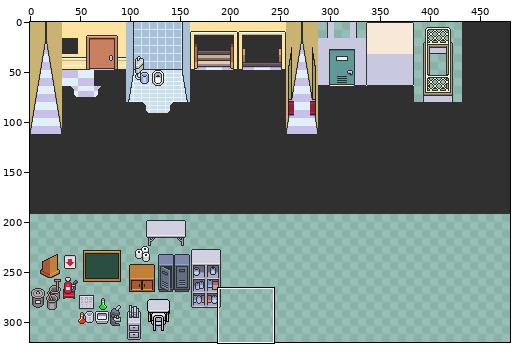
Edited in one commit: sprite sheet (images/layer0.png). The first picture is a wide view before the edit; the outline marks the close-up.
Close-up. Before the commit:
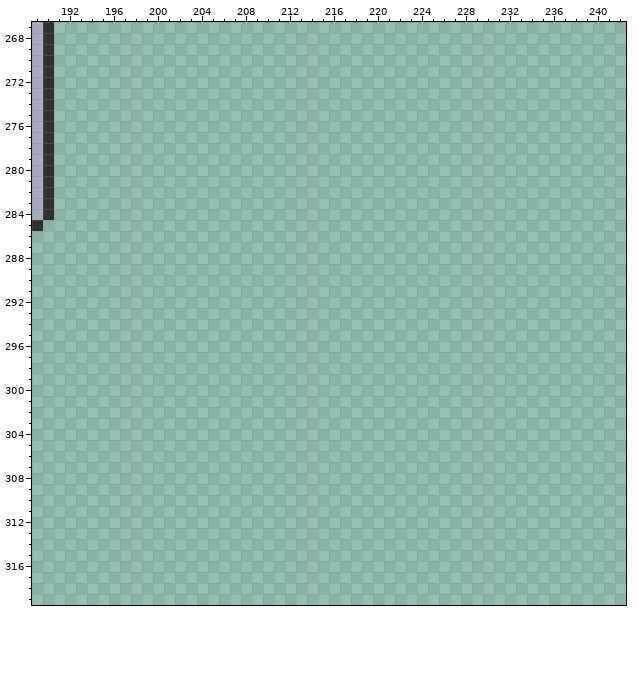
The file is 480x320 pixels. Shown: x 189..242, y 267..319.
Once edited:
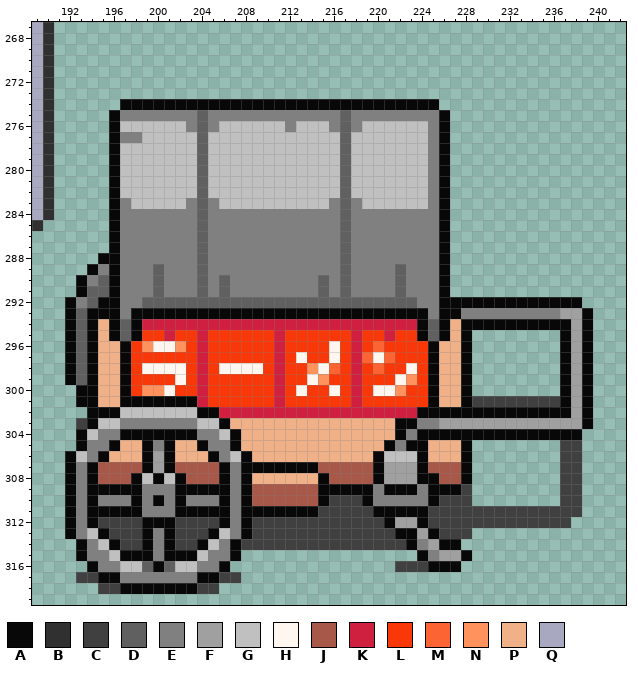
Palette (. is transparent): A #080808  B #303030  C #404040  D #606060  E #808080  F #a0a0a0  G #c0c0c0  H #fff7ef  J #a85848  K #d02040  L #f83808  M #fc6533  N #ff925d  P #f0b088  Q #a8a8c0
What changed:
Changed rows in their new state; - is an unchanged pixel.
first column x 192:
274 -----AAAAAAAAAAAAAAAAAAAAAAAAAAAAA--------------
275 ----AEEEEEEEDEEEEEEEEEEEEDEEEEEEEEA-------------
276 ----AGGGGGGEDEGGGGGGEGGGEDEGGGGGGEA-------------
277 ----AEEGGGGGDGGGGGGGGGGGGDGGGGGGGEA-------------
278 ----AGGGGGGGDGGGGGGGGGGGGDGGGGGGGEA-------------
279 ----AGGGGGGGDGGGGGGGGGGGGDGGGGGGGEA-------------
280 ----AGGGGGGGDGGGGGGGGGGGGDGGGGGGGEA-------------
281 ----AGGGGGGGDGGGGGGGGGGGGDGGGGGGGEA-------------
282 ----AGGGGGGGDGGGGGGGGGGGGDGGGGGGGEA-------------
283 ----AEGGGGGEDEGGGGGGGGGGEDEGGGGGGEA-------------
284 ----AEEEEEEEDEEEEEEEEEEEEDEEEEEEEEA-------------
285 ----AEEEEEEEDEEEEEEEEEEEEDEEEEEEEEA-------------
286 ----AEEEEEEEDEEEEEEEEEEEEDEEEEEEEEA-------------
287 ----AEEEEEEEDEEEEEEEEEEEEDEEEEEEEEA-------------
288 ---AAEEEEEEEDEEEEEEEEEEEEDEEEEEEEEA-------------
289 --AEAEEEDEEEDEEEEEEEEEEEEDEEEEDEEEA-------------
290 -AEDAEEEDEEEDEDEEEEEEEEDEDEEEEDEEEA-------------
291 -ADDAEEEDEEEDEDEEEEEEEEDEDEEEEDEEEA-------------
292 AEDAAEEDDDDDDDDDDDDDDDDDDDDDDDDDEEAAAAAAAAAAAAA-
293 ADAAAEAAAAAAAAAAAAAAAAAAAAAAAAAAAEAAEEEEEEEEEFFA
294 ADAPADAKKKKKKKKKKKKKKKKKKKKKKKKKADAPAAAAAAAAAAFA
295 ADAPADALLKLLKLLLLLLKLLLLLLKLLKLLADAPA--------AFA
296 ADAPPALNHHNLKLLLLLLKLLLLHLKLMLLLLAPPA--------AFA
297 ADAPPALLLLLLKLLLLLLKLHLLHLKMHMLLLAPPA--------AFA
298 ADAPPALHHHHLKLHHHHLKLLNHMLKLMLLHLAPPA--------AFA
299 ADAPPALLLLHLKLLLLLLKLLHNLLKLLLHNLAPPA--------AFA
300 -AAPPALNNHLLKLLLLLLKLHLLHLKLHHNLLAPPA--------AFA
301 -AAPPAAAAAAAKLLLLLLKLLLLLLKLLLLLLAPPACCCCCCCCAFA
302 --AAAGGGGGGGAAKKKKKKKKKKKKKKKKKKAAAAAAAAAAAAAAFA
303 -CAGGEEEEEEEGGAPPPPPPPPPPPPPPPAAEEFFFFFFFFFFFFFA
304 -AGEEAAAAAAAEEGAPPPPPPPPPPPPPPAEAAAAAAAAAAAAAAA-
305 -AEEAPPAEAPPAEEAPPPPPPPPPPPPPAEAAPPPA--------CC-
306 AGEAPPPAFAPPPAEGAPPPPPPPPPPPAGGGAPPPA--------CC-
307 AEAJJJJAFAJJJJAEAAAAAAAJJJJJAFFFAJJJA--------CC-
308 AEAJJJAGAGAJJJAEAPPPPPPAJJJJAFFFAAJJA--------CC-
309 AEAAAAAEEEAAAAAEAJJJJJJAAAAAEAAAEAAAC--------CC-
310 AEAEEEAEAEAEEEAEAJJJJJJACCCAEEEEEACCC--------CC-
311 AEAAAAAEEEAAAAAEAAAAAAACCCCCAAAAACCCCCCCCCCCCCC-
312 AEACCCCAAACCCCAEACCCCCCCCCCCCAFFACCCCCCCCCCCCC--
313 AEGACCCAEACCCAGEACCCCCCCCCCCCCAAFACCC-----------
314 -AEGACCAEACCAGEACCCCCCCCCCCCCCCAEFAA------------
315 -AEEGAAAEAAAGEEA----------------AEFFA-----------
316 --AEEGGDADGGEEA---------------CCCAAA------------
317 -CCAAEEEEEEEAACC--------------------------------
318 ---CCAAAAAAACC----------------------------------
Pixel boxes of the changes (left, top, right, bottom) in both close-ups:
added: (65, 99, 593, 594)
